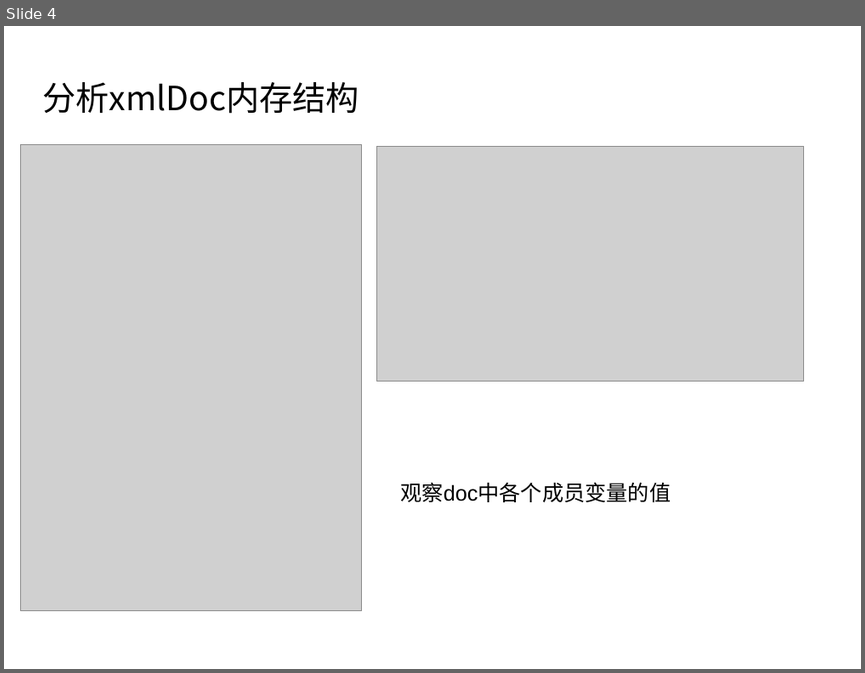
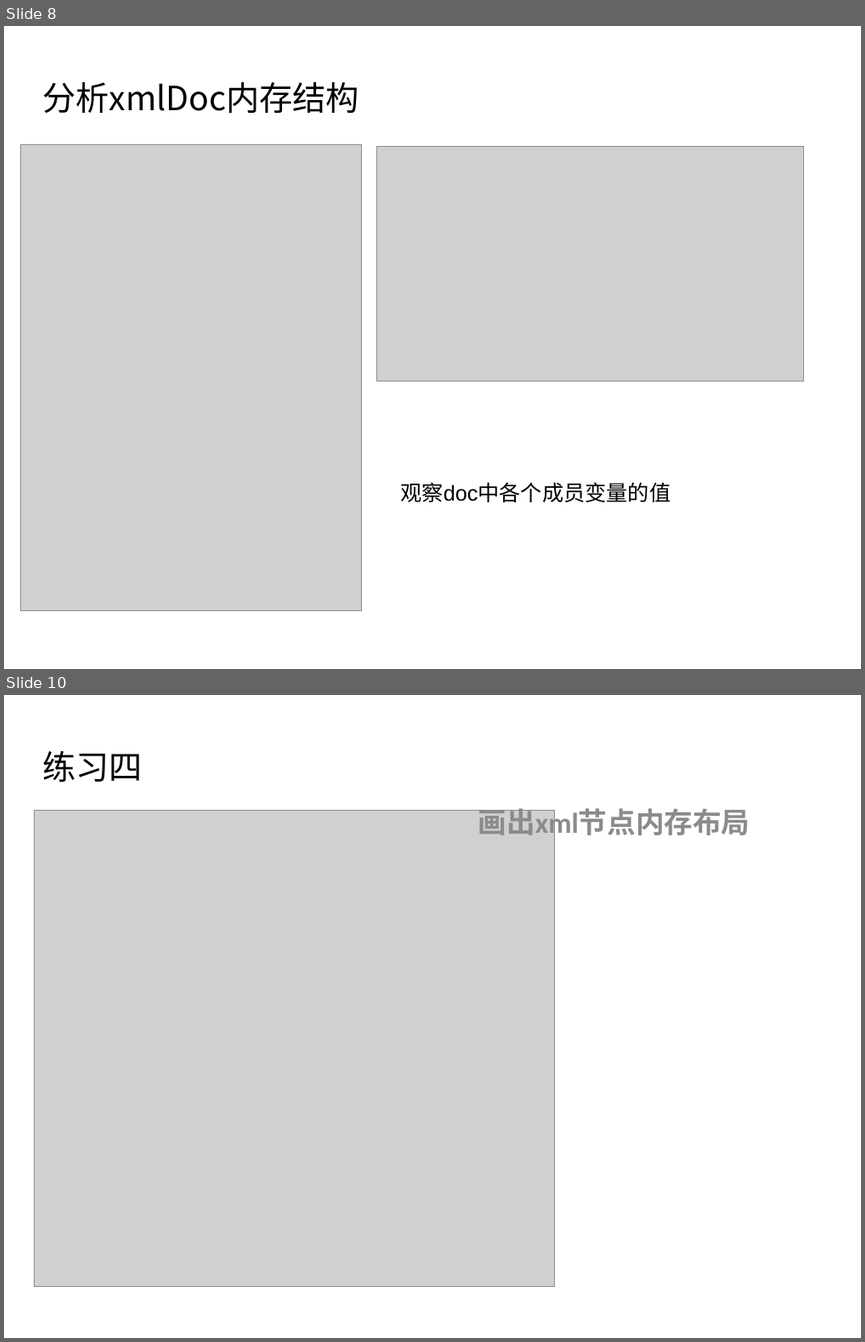
Before and after one commit to mir1128/GDBTraining, a slide deck: session2/Debugging Workshop 2.pptx. Shown one above the other, each under a label of ours: slide 4 before the commit, slides 8 and 10 after it; the slides between them are not shown. The pictures are 865x673 and 865x1342 pixels, drawn with LibreOffice and Linux fonts; fonts in the diff are those of the drawing; grey boxes stand for pictures. Boxes give left, top, right and bottom in pixels: in the first picture for what was removed or moved away, otherwise in the second. Text is boxed around its words. In the diff, an @@ line names an element or a change of style, - is before the commit and + after.

```diff
--- a/session2/Debugging Workshop 2.pptx
+++ b/session2/Debugging Workshop 2.pptx
@@ slide 10 added at <box>4,695,861,1338</box>, background #FFFFFF @@
@@ text added at <box>43,751,143,782</box>, 28 pt, text #000000 @@
+练习四
@@ picture added at <box>34,810,554,1287</box> @@
@@ text added at <box>478,808,750,841</box>, 24 pt, text #8C8C8C, bold @@
+画出xml节点内存布局
@@ what was slide 4 is now slide 8 @@
```
Also in this commit, not shown: 2 slides changed, 5 other slides added, 8 other files.
